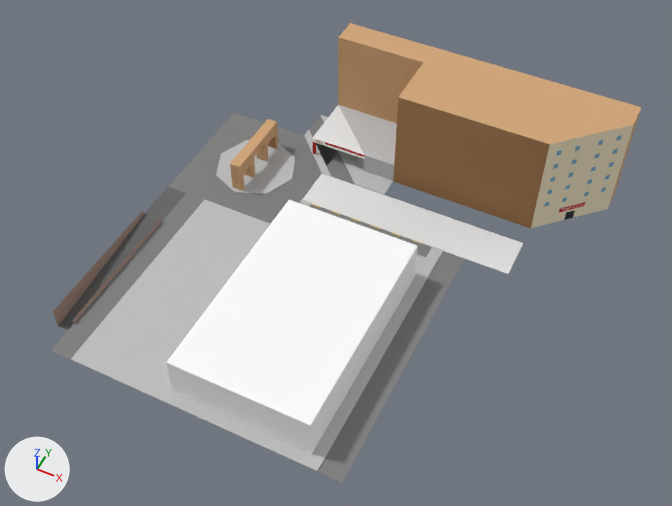
The Blender file assets/models/chunks/arch.blend as it was, and as the next commit left it.
Camera for both pictures: a camera (50 mm lens) standing at (72.1, -110.2, 121.6) and looking at (25.7, -17.4, 5.7). Every picture has the same lights, and +X, +Y and +Z are marked at lower left. The picture after the commit comes second. Objects named as collision shapes, trigger or cutter boxes, shadow casters or lower levels of detail are left out.

The first picture shows 'Arch', 'Flats', 'Garage', 'Gas', 'Gas Banner', 'Island', 'Legion', 'Parking', 'Police', 'Roundabout', 'Sidewalk', 'Wide Road'.
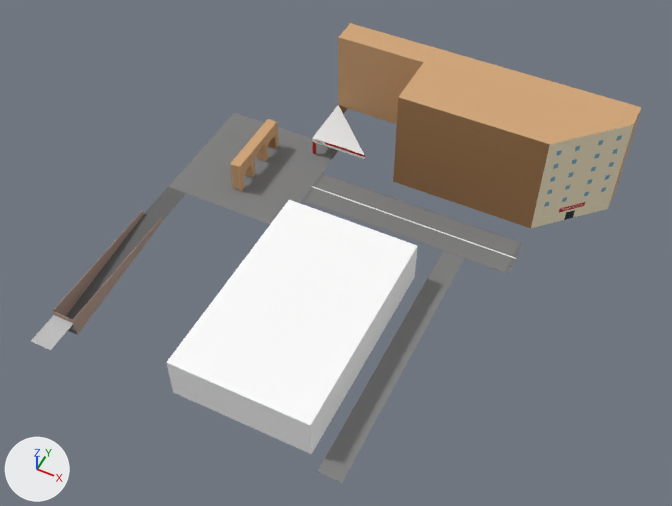
Patch to the scene script:
```diff
--- a/assets/models/chunks/arch.blend.py
+++ b/assets/models/chunks/arch.blend.py
@@ img_road_horizontal_png @@
+img_road_horizontal_png = load_image('road_horizontal.png', '../../textures/road_horizontal.png', 64, 64, 'sRGB')
@@ mat_material_004 @@
+mat_material_004 = principled_material('Material.004')
+mat_material_004.texture = img_road_horizontal_png
+mat_material_004.roughness = 1.0
@@ mat_material_003 @@
+mat_material_003 = principled_material('Material.003')
+mat_material_003.base_color = (0.521, 0.521, 0.521)  # light grey #bfbfbf
+mat_material_003.roughness = 1.0
@@ me_plane_002 @@
 # used by ob_garage; location = (-10.0, -12.0, 0.0)
-me_plane_002.from_pydata(...)  # 13 vertices, 4 faces; spans x -2.0..2.0, y -34.0..0.0, z -3.0..1.0
+me_plane_002.from_pydata(...)  # 24 vertices, 17 faces; spans x -2.1..2.1, y -34.0..0.0, z -3.0..1.0
+# me_plane_002 part 1
+# 1 vertex is removed from x -2.0, y -8.0, z 0.1
+# 2 faces are deleted
+# 12 vertices are added at x -2.1..2.1, y -34.0..-8.0, z 0.0..1.0
+# 15 new faces join them, mat_wall (beige #ab9387)
 me_plane_002.materials.append(mat_asphalt)
@@ me_plane_007 @@
 # used by ob_gas; location = (17.0, 4.0, 0.0)
 # verts and faces of me_plane_007; kept vertices keep their numbers, new ones are numbered from 21
 # before: 8 (2.0, 0.0, 0.0) at pixel (355, 184), 10 (2.0, 0.0, 0.2) at pixel (355, 184), 12 (8.0, 0.0, 0.0) at pixel (384, 194), 13 (8.0, 0.0, 0.2) at pixel (384, 194), 14 (8.0, 4.0, 0.2) at pixel (393, 180)
 # before: 15 (2.0, 4.0, 0.2) at pixel (364, 170)
-me_plane_007.from_pydata(...)  # 21 vertices, 13 faces; spans x -13.0..8.0, y 0.0..15.0, z 0.0..4.2
+me_plane_007.from_pydata(...)  # 23 vertices, 14 faces; spans x -13.0..35.0, y 0.0..15.0, z 0.0..4.2
+# me_plane_007 part 2
+delete_vertices([12, 13])  # with the faces that use them
+verts[21] = (35.0, 0.0, 0.0)  # pixel (523, 243)
+verts[22] = (35.0, 0.0, 0.2)  # pixel (523, 242)
+verts[23] = (35.0, 4.0, 0.2)  # pixel (530, 227)
+verts[24] = (35.0, 4.0, 0.0)  # pixel (530, 228)
+faces += [(8, 21, 22, 10), (10, 22, 23, 14, 15), (21, 24, 23, 22)]  # mat_sidewalk_003 (light grey #bfbfbf)
 me_plane_007.materials.append(mat_sidewalk_003)
@@ me_plane_006 @@
 me_plane_006.from_pydata(...)  # 4 vertices, 1 face; spans x -1.0..39.0, y -4.0..4.0, z 0.0
+me_plane_006.materials.append(mat_material_004)  # picture img_road_horizontal_png
@@ me_plane_012 @@
+me_plane_012.from_pydata([(-1.0, -1.5, 0.0), (1.0, -1.5, 0.0), (-1.0, 1.5, 0.0), (1.0, 1.5, 0.0), (1.0, -1.5, -0.05), (1.0, 1.5, -0.05), (-1.0, -1.5, -0.05)], [], [(0, 1, 3, 2), (3, 1, 4, 5), (6, 4, 1, 0)])
+me_plane_012.materials.append(mat_material_003)  # light grey #bfbfbf
@@ ob_island @@
 ob_island.location = (0.0, 0.0, 0.1)
+ob_island.hide_set(True)
@@ ob_gas @@
 ob_gas.location = (17.0, 4.0, 0.0)
+ob_gas.hide_set(True)
@@ ob_parking @@
 ob_parking.rotation_euler = (0.0, 0.0, 3.142)  # degrees (0, 0, 180)
+ob_parking.hide_set(True)
@@ ob_sidewalk @@
 ob_sidewalk.location = (39.0, -13.0, 0.2)
+ob_sidewalk.hide_set(True)
@@ ob_sidewalkextra @@
+ob_sidewalkextra = bpy.data.objects.new('SidewalkExtra', me_plane_012)
+ob_sidewalkextra.location = (-10.0, -49.0, 0.1)
+ob_sidewalkextra.scale = (2.0, 2.0, 2.0)
```

Location of each change, [x1, y1, x2, y2] in pixels of the pictures (672 x 506 px; the box of a moved part takes in the faces that stretch with it):
'Sidewalk', hidden
    before: [51, 193, 425, 471]
'Wide Road', recoloured (white to grey)
    both: [302, 174, 523, 274]
'Garage', reshaped
    before: [53, 187, 186, 331]
    after: [52, 187, 186, 335]
'Gas', hidden
    before: [304, 105, 397, 195]
'Island', hidden
    before: [216, 140, 295, 194]
'Parking', hidden
    before: [300, 200, 443, 282]
'SidewalkExtra', added
    after: [31, 315, 73, 351]
part 1 of me_plane_002, reshaped
    before: [53, 211, 162, 326]
    after: [52, 210, 163, 335]
part 2 of me_plane_007, moved or reshaped (not visible afterwards)
    before: [355, 171, 393, 195]
